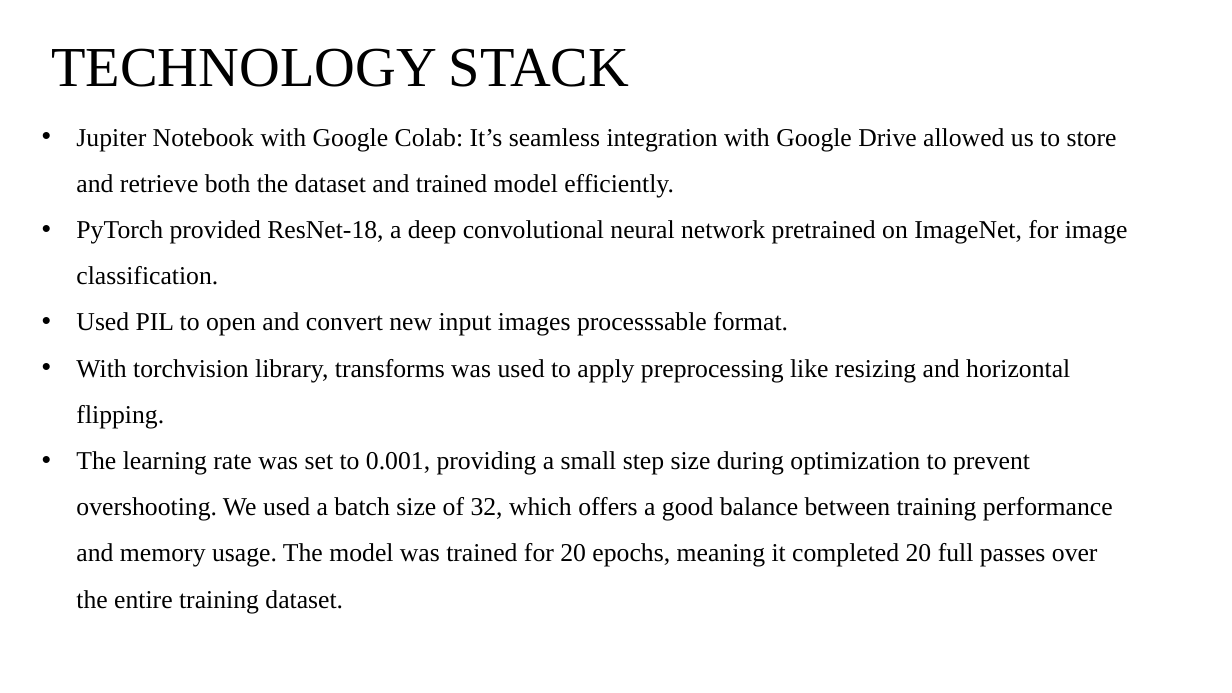
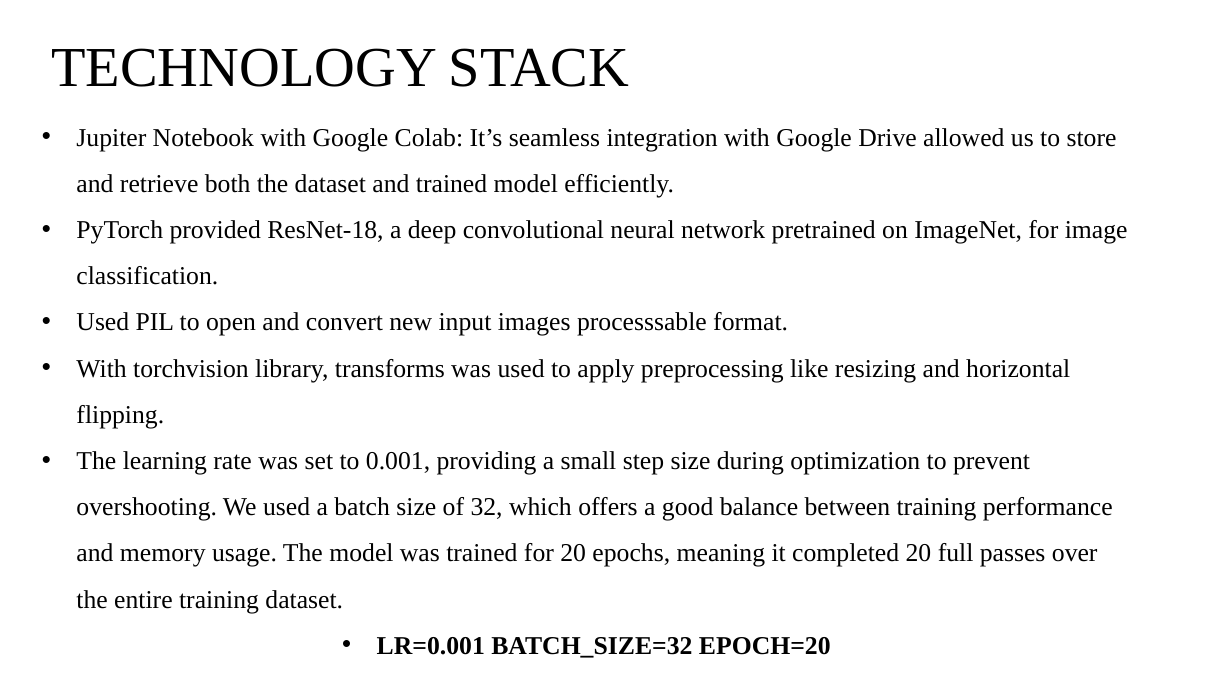
Before and after one commit to vk07kiran/Ayurvedic-Intelligence, a slide deck: slide 14 of More Info/Updated.pptx (slide 12 before the commit). Drawn at 1232x693 pixels with LibreOffice and Linux fonts; fonts in the diff are those of the drawing. Boxes give left, top, right and bottom in pixels: in the first picture for what was removed or moved away, otherwise in the second. Text is boxed around its words. In the diff, an @@ line names an element or a change of style, - is before the commit and + after.

```diff
--- a/More Info/Updated.pptx
+++ b/More Info/Updated.pptx
@@ text at [377, 637, 831, 658]: paragraph added @@
+• LR=0.001 BATCH_SIZE=32 EPOCH=20
```
Also in this commit, not shown: 6 other slides changed, 3 slides added, 1 slide removed.
